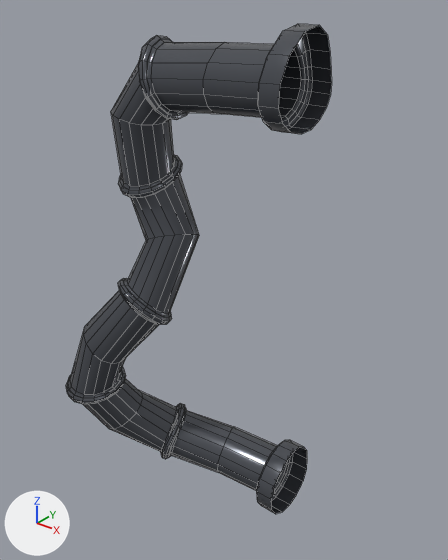
What one commit did to the FBX model Assets/Art/Mesh/Static/Miscellaneous/SM_Pipe_02.fbx.
The view is the same before and after, from a 50 mm camera at (41.6, -21.3, 38.1) aimed at (23.6, 1.1, 24.2). The lights are fixed; the arrows at lower left show +X, +Y and +Z. Mesh edges are drawn as thin lines. Where no turn or scale is listed for an object, it has been applied to the vertices.

Objects in the first picture: 'Pipe_02'.
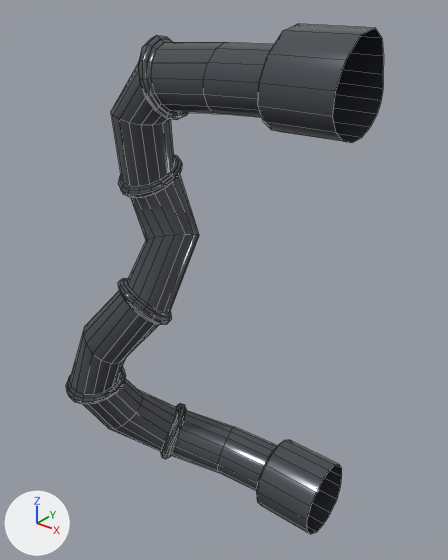
Where the change shows, as pixel boxes [x1, y1, x2, y2] in the pictures (448 x 560 px; the box of a moved part takes in the faces that stretch with it):
'Pipe_02', reshaped (19% wider)
    before: [66, 24, 332, 514]
    after: [66, 24, 384, 534]
part 1 of me_cylinder_008, moved or reshaped
    before: [257, 440, 307, 514]
    after: [257, 440, 342, 534]
part 2 of me_cylinder_008, moved or reshaped
    before: [258, 24, 332, 134]
    after: [258, 24, 384, 143]

Diff of the bpy script that builds the scene:
```diff
--- a/Assets/Art/Mesh/Static/Miscellaneous/SM_Pipe_02.fbx.py
+++ b/Assets/Art/Mesh/Static/Miscellaneous/SM_Pipe_02.fbx.py
@@ me_cylinder_008 @@
 me_cylinder_008.from_pydata(...)  # 896 vertices, 880 faces; spans x -6.3..6.9, y -6.9..1.6, z -15.0..11.5
 # used by ob_pipe_02; location = (21.55, 2.72, 25.09)
+# me_cylinder_008 part 1: all 16 vertices in x 5.9..6.1, y -2.5..1.6, z -15.0..-11.0 are moved by (2.3, 0.0, 0.0)
+# me_cylinder_008 part 2: all 16 vertices in x 6.7..6.9, y -4.2..-0.3, z 7.4..11.4 are moved by (2.3, 0.0, 0.0)
 me_cylinder_008.materials.append(mat_m_pipe_001)
```
